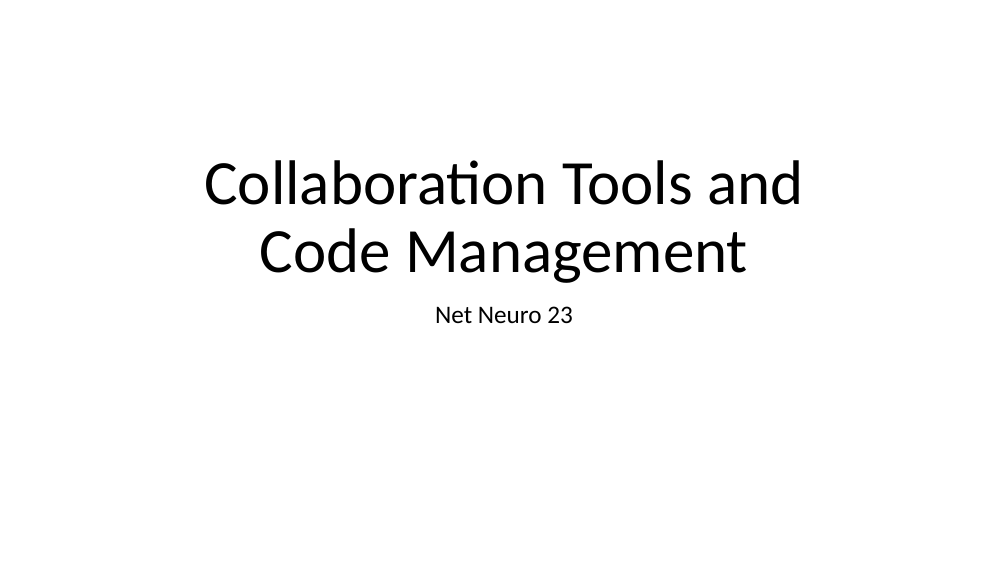
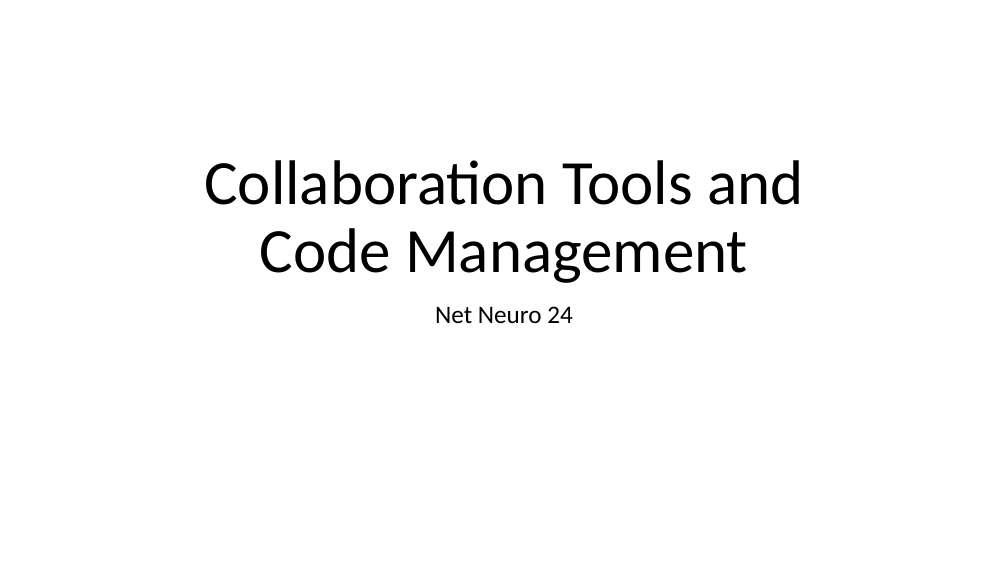
Before and after one commit to UO-Data-Science/NetNeuro2024, a slide deck: slide 1 of docs/slides/CollaborationToolsCodeManagement.pptx. Drawn at 1008x567 pixels with LibreOffice and Linux fonts; fonts in the diff are those of the drawing. Boxes give left, top, right and bottom in pixels: in the first picture for what was removed or moved away, otherwise in the second. Text is boxed around its words. In the diff, an @@ line names an element or a change of style, - is before the commit and + after.

```diff
--- a/docs/slides/CollaborationToolsCodeManagement.pptx
+++ b/docs/slides/CollaborationToolsCodeManagement.pptx
@@ subtitle at box(435, 306, 573, 323): text changed @@
-Net Neuro 23
+Net Neuro 24
```
Also in this commit, not shown: 3 other slides changed, 1 other file.
